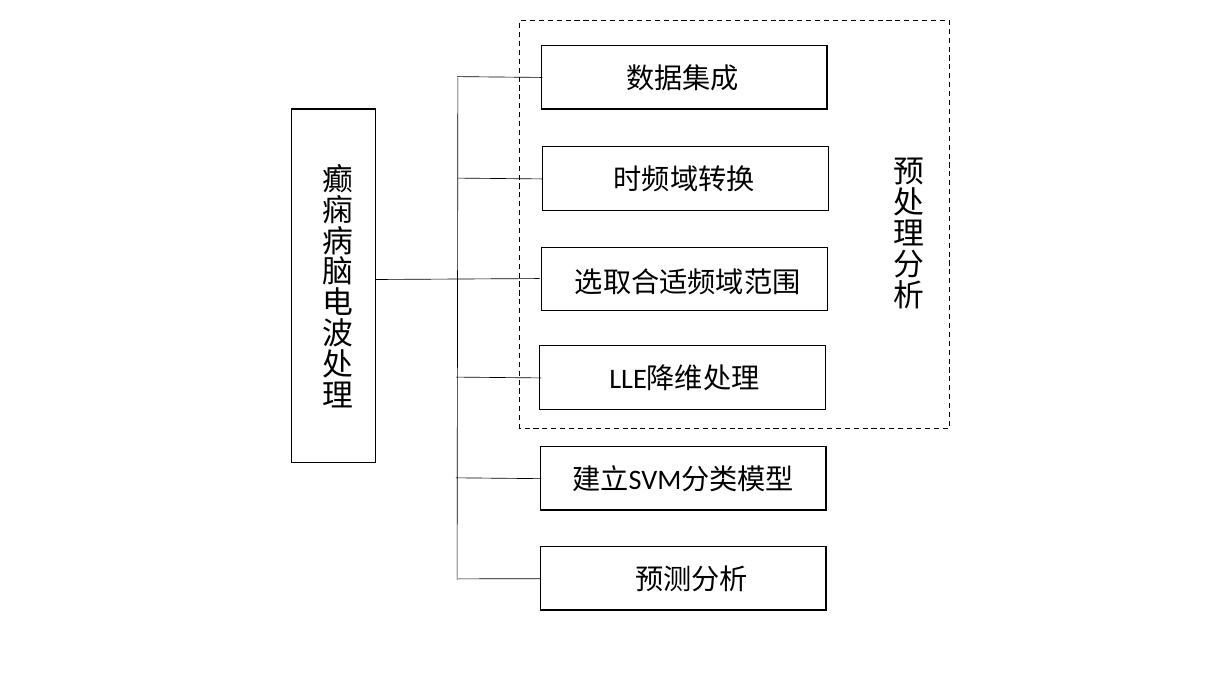
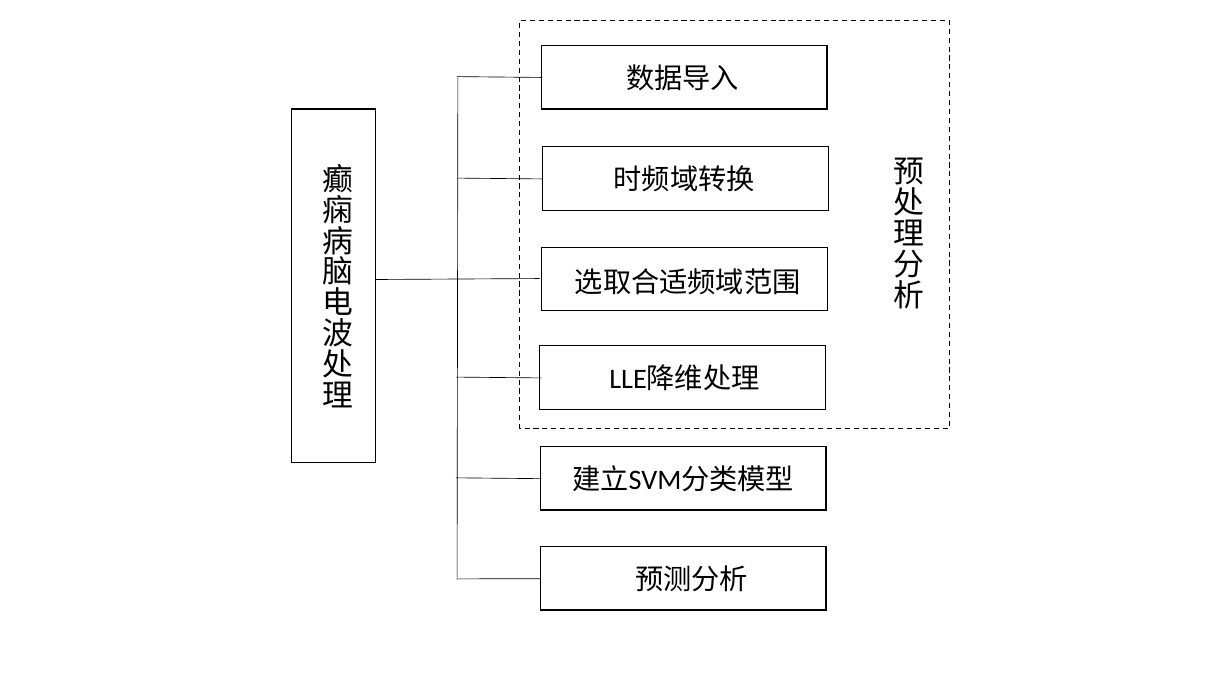
Before and after one commit to shinne/graduation, a slide deck: slide 36 of 毕设论文相关/我的相关/ppt/allPPT.pptx. Drawn at 1232x693 pixels with LibreOffice and Linux fonts; fonts in the diff are those of the drawing. Boxes give left, top, right and bottom in pixels: in the first picture for what was removed or moved away, otherwise in the second. Text is boxed around its words. In the diff, an @@ line names an element or a change of style, - is before the commit and + after.

```diff
--- a/毕设论文相关/我的相关/ppt/allPPT.pptx
+++ b/毕设论文相关/我的相关/ppt/allPPT.pptx
@@ text at bbox=[626, 64, 739, 91]: text changed @@
-数据集成
+数据导入
```
Also in this commit, not shown: 3 other files.
